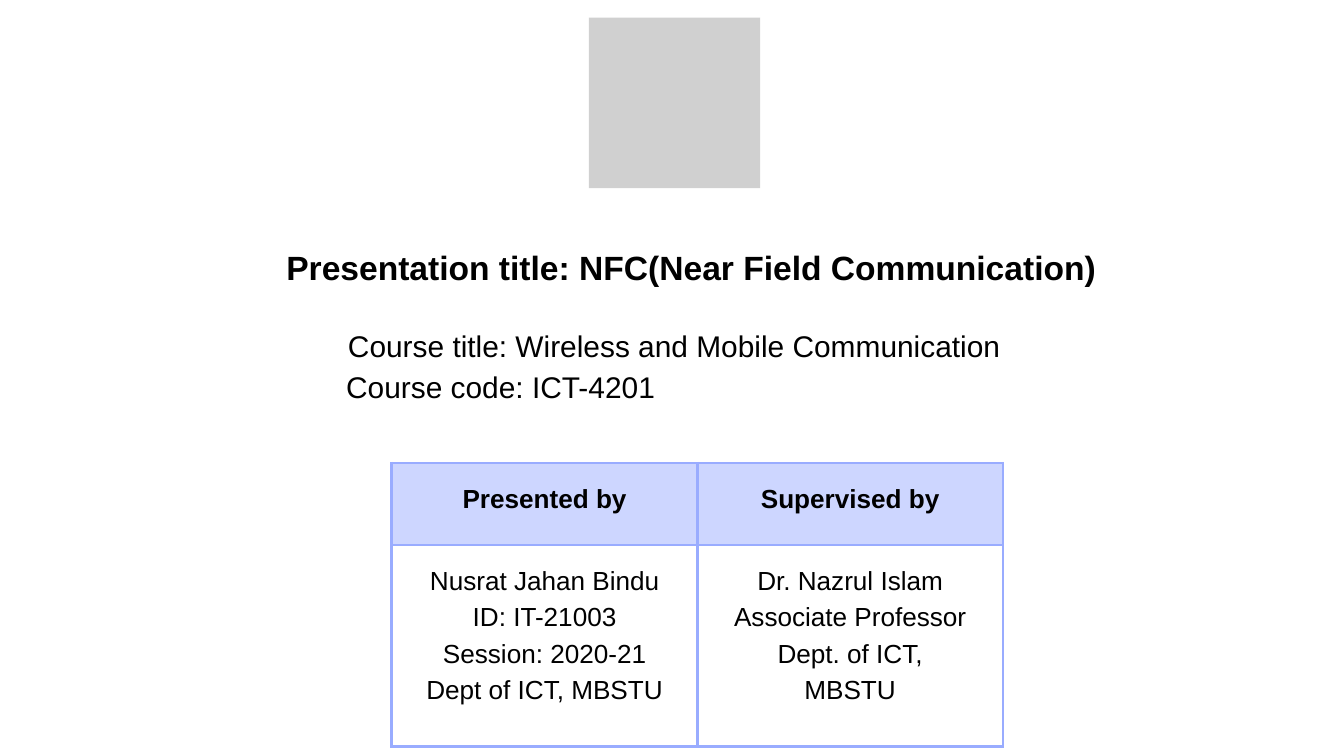
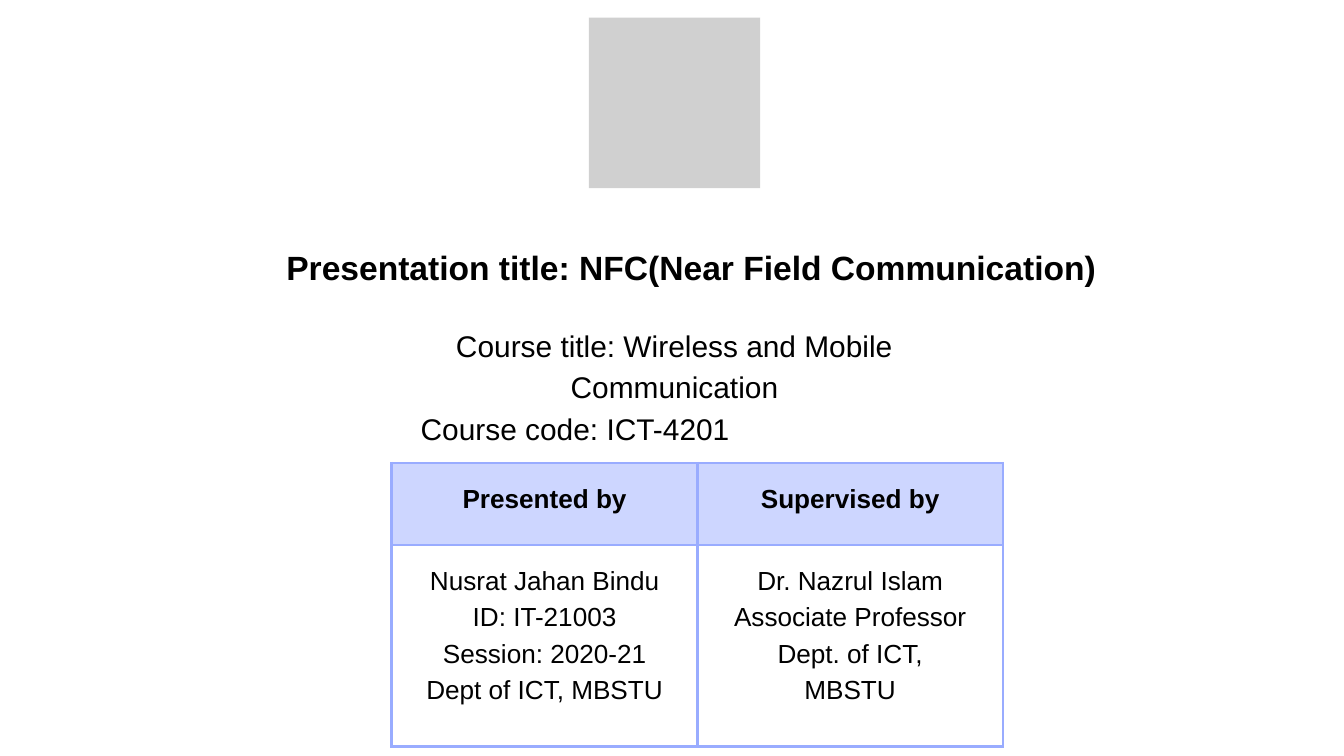
Before and after one commit to Bindu-IT-21003/Assignment_Wireless, a slide deck: slide 1 of Presentation on NFC.pptx. Drawn at 1344x756 pixels with LibreOffice and Linux fonts; fonts in the diff are those of the drawing; grey boxes stand for pictures; background and template pictures are left out. Boxes give left, top, right and bottom in pixels: in the first picture for what was removed or moved away, otherwise in the second. Text is boxed around its words. In the diff, an @@ line names an element or a change of style, - is before the commit and + after.

```diff
--- a/Presentation on NFC.pptx
+++ b/Presentation on NFC.pptx
@@ text at (456,335,892,399): text changed @@
-Course title: Wireless and Mobile Communication
+Course title: Wireless and Mobile
+Communication
```
